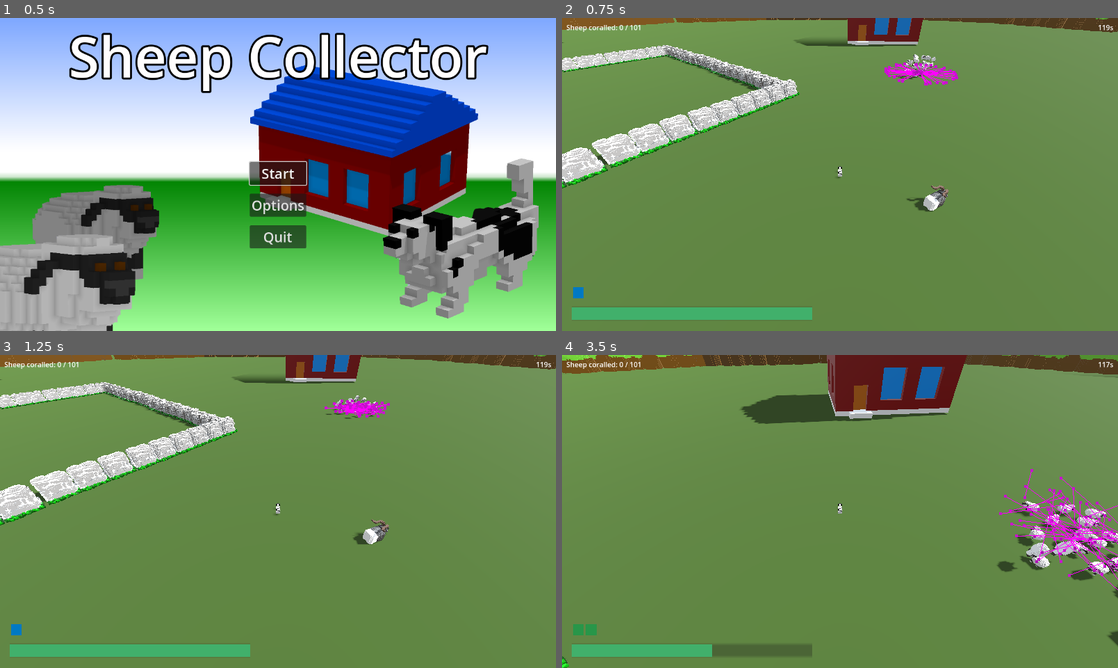
Above: before the commit, frames 1-4 (two rows, left to right).
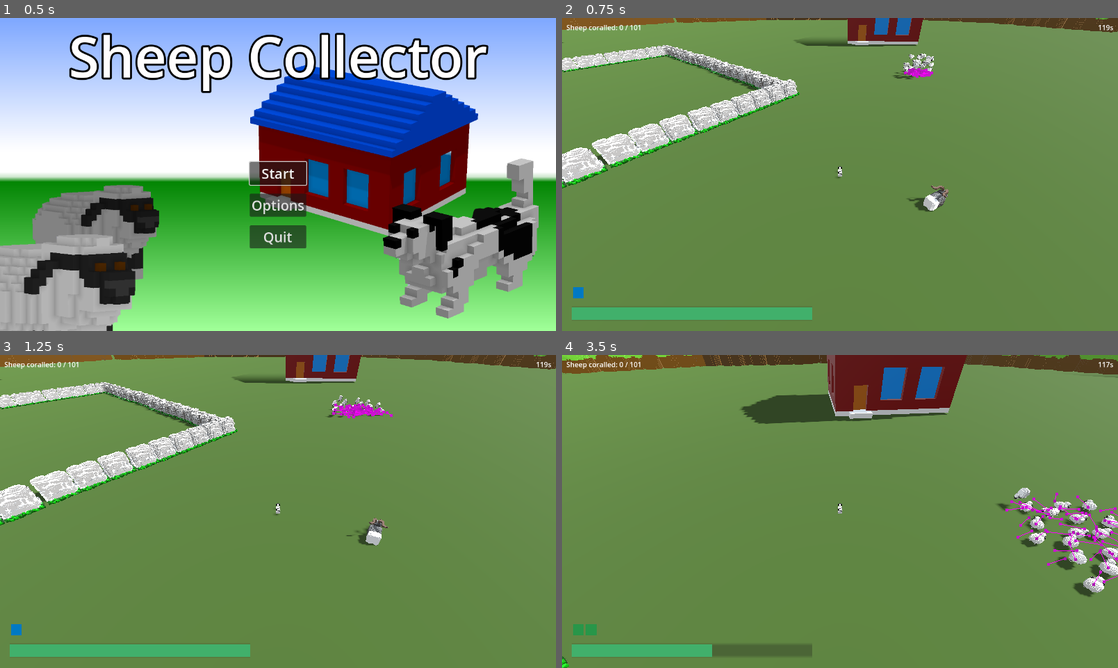
Above: after the commit, the same moments.

Repository: hunttis/ld-58
Game: Godot game, scene res://assets/scenes/master.tscn
The game is run twice, just before and just after one commit, with the same random seed, the same clock (stepped at 60 frames per second) and the same inputs.
Inputs (mouse positions are in pixels of both pictures, inside the frame that each line leads up to):
- Up to frame 1 (0.5 s): no input
- Up to frame 2 (0.75 s): click "Start" at 0.5 s
- Up to frame 3 (1.25 s): no input
- Up to frame 4 (3.5 s): move the mouse to (867, 511) at 1.27 s; hold Q (ability_bark) 1.28-2.03 s; hold W (move_forward) from 1.28 s (still down); move the mouse to (812, 511) at 2.02 s; tap Space (ability_dash) at 2.1 s; move the mouse to (851, 505) at 2.77 s; hold E (ability_sprint) from 2.78 s (still down)

Frame 1 is identical in both runs. In frame 2, 0.6% of the frame differs, in the area x 58-72%, y 11-61%; in frame 3, 0.7%; in frame 4, 3.7%, in the area x 78-100%, y 36-93%.

Commit message:
fix sheep path length

Diff:
--- a/assets/scenes/game/sheep/Sheep.gd
+++ b/assets/scenes/game/sheep/Sheep.gd
@@ -32,7 +32,7 @@
 
 @onready var agent: NavigationAgent3D = $NavigationAgent3D
 @onready var bleat_audio: AudioStreamPlayer3D = $AudioStreamPlayer3D
-@onready var bleat_timer:Timer = $BleatTimer
+@onready var bleat_timer: Timer = $BleatTimer
 
 
 var goal_point: Vector3 = Vector3.ZERO
@@ -139,7 +139,7 @@
   desired_dir = desired_dir.normalized()
 
   # 2) Pick a short-range steer target and hand it to the agent
-  var steer_target := global_position + ((desired_dir * look_ahead) * 8)
+  var steer_target := global_position + ((desired_dir * look_ahead) * 2)
   agent.target_position = steer_target
 
   # 3) Use path corner to build desired velocity; let avoidance adjust it
@@ -231,7 +231,6 @@
   return v
 
 func _bleat():
-
   if can_bleat:
     Events.sheep_bleating.emit()
     bleat_audio.play()
